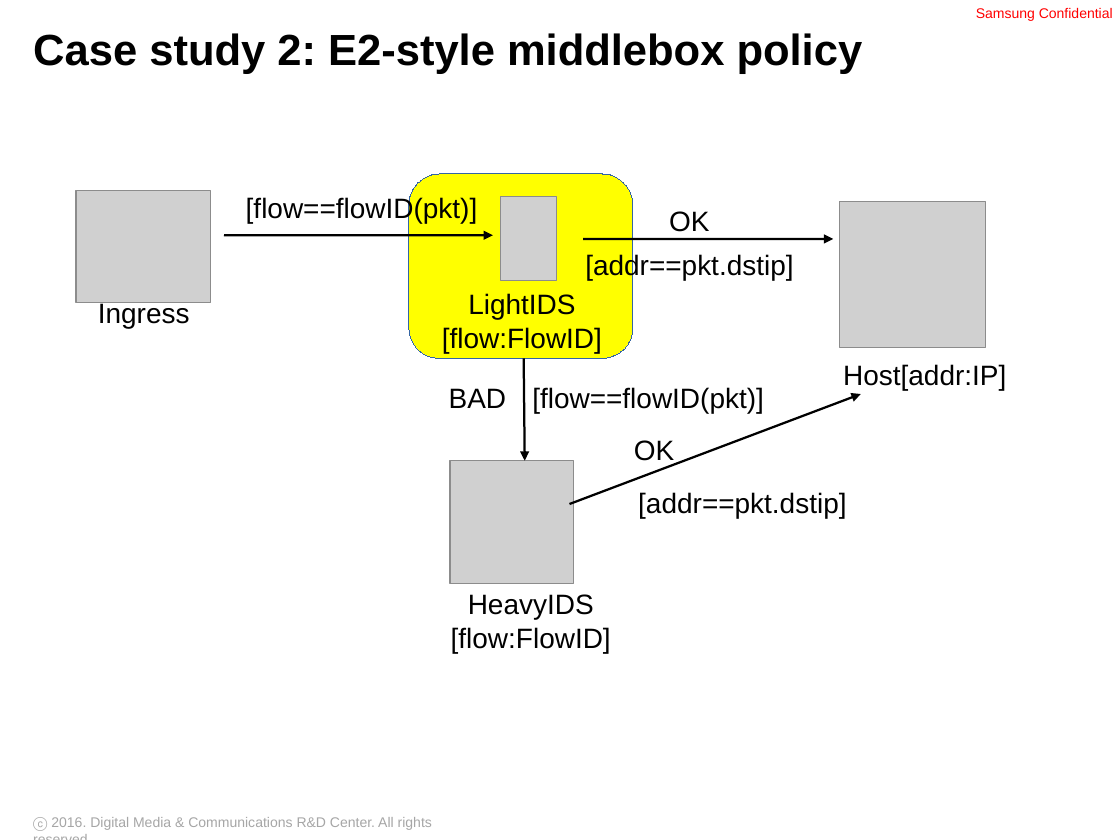
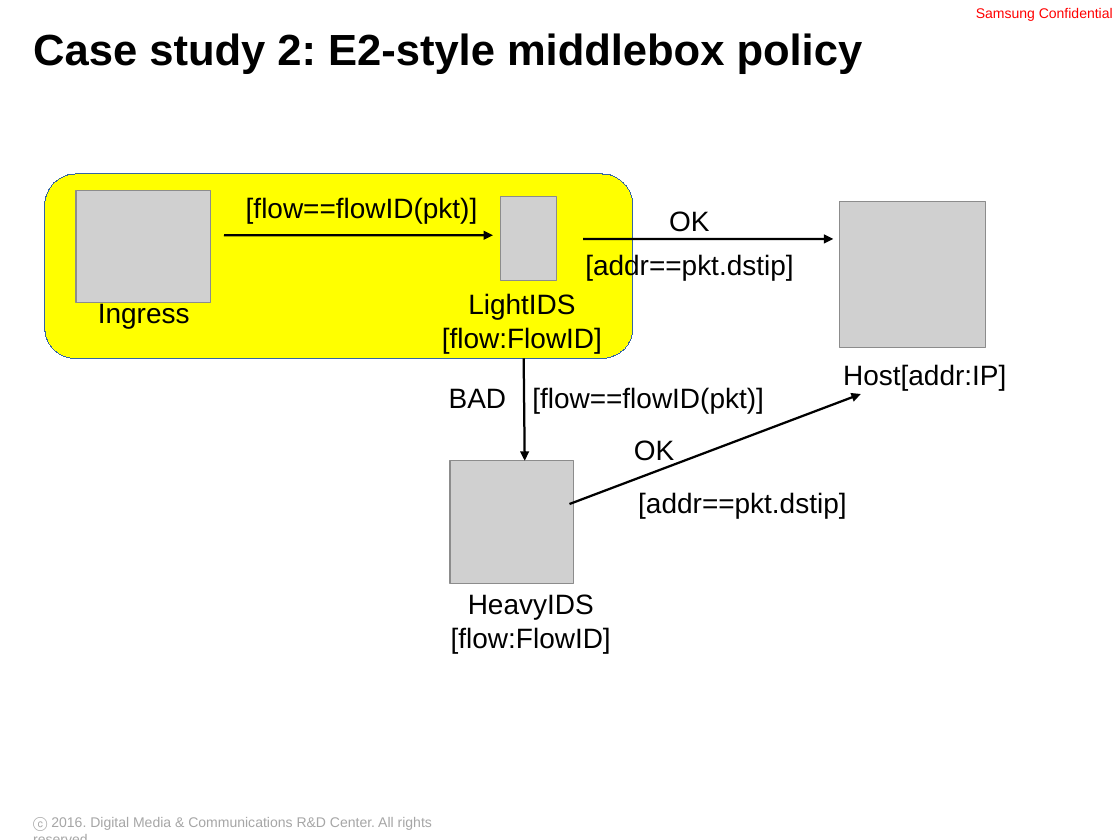
Before and after one commit to ryzhyk/cocoon, a slide deck: slide 24 of doc/distsys_talk_03_09_16.odp (slide 23 before the commit). Drawn at 1120x840 pixels with LibreOffice and Linux fonts; fonts in the diff are those of the drawing; grey boxes stand for pictures; background and template pictures are left out. Boxes give left, top, right and bottom in pixels: in the first picture for what was removed or moved away, otherwise in the second. Text is boxed around its words. In the diff, an @@ line names an element or a change of style, - is before the commit and + after.

```diff
--- a/doc/distsys_talk_03_09_16.odp
+++ b/doc/distsys_talk_03_09_16.odp
@@ rounded rectangle: place and size @@
-rounded rectangle at <box>409,174,633,358</box>
+rounded rectangle at <box>45,174,633,358</box>
```
Also in this commit, not shown: 9 other slides changed, 7 slides added, 1 slide removed.
